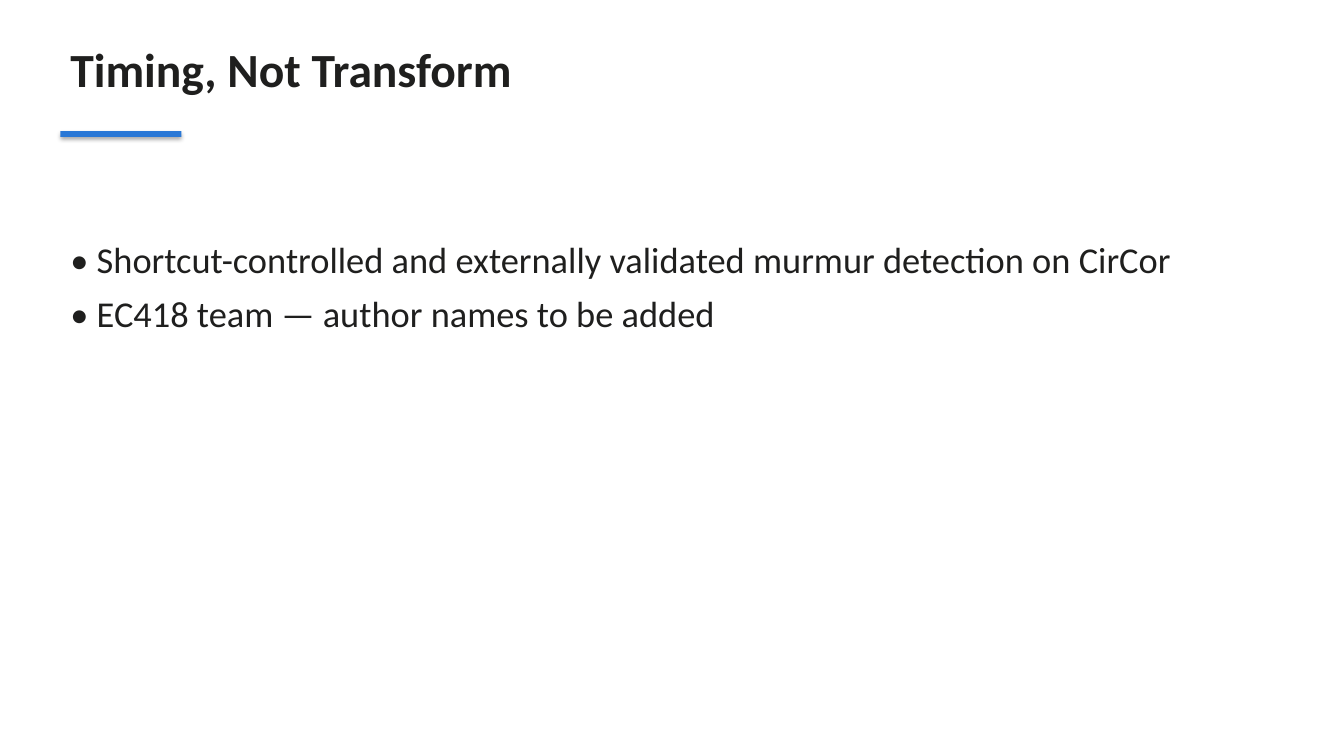
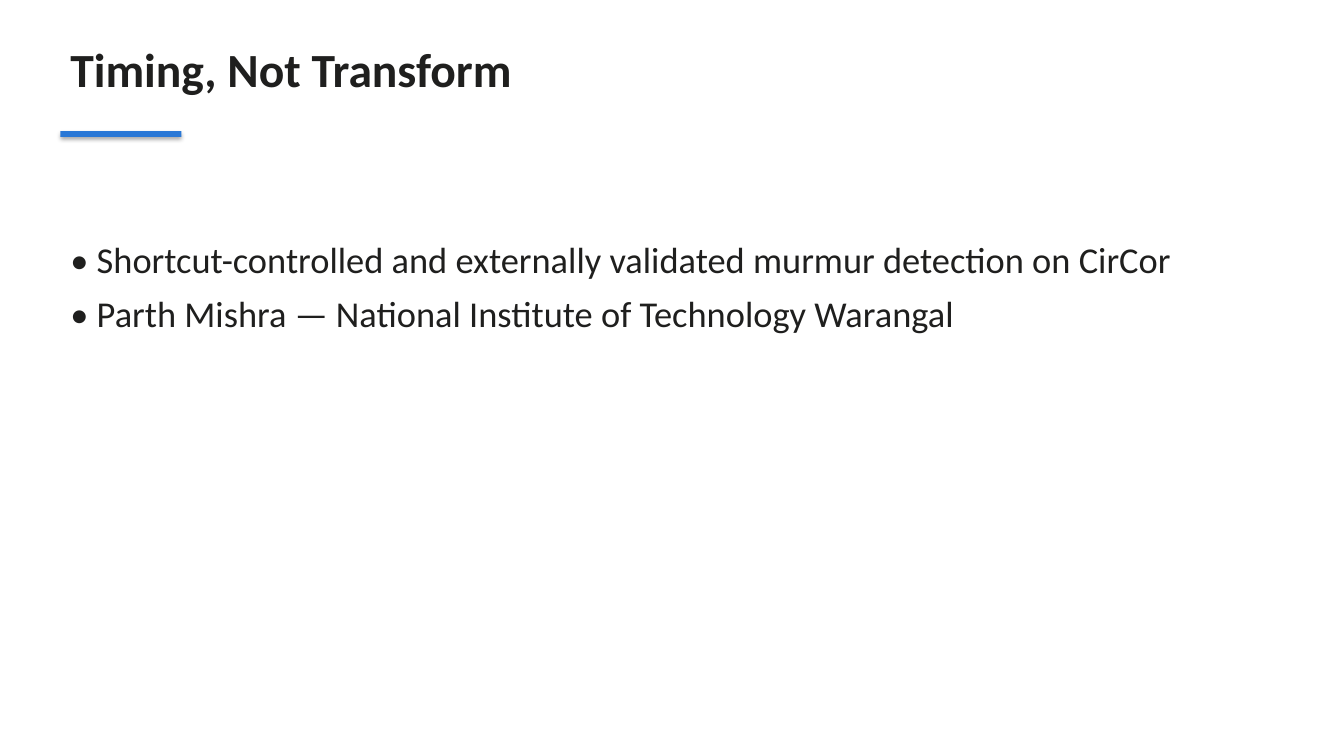
Before and after one commit to pm2m1/ec418-circor-research, a slide deck: slide 1 of report/EC418_slides.pptx. Drawn at 1344x756 pixels with LibreOffice and Linux fonts; fonts in the diff are those of the drawing. Boxes give left, top, right and bottom in pixels: in the first picture for what was removed or moved away, otherwise in the second. Text is boxed around its words. In the diff, an @@ line names an element or a change of style, - is before the commit and + after.

Commit message:
Report and slides: single author, single-coder audit wording
Author line and title slide now name the sole author, Parth Mishra (National Institute of
Technology Warangal); the "EC418 team" placeholder is gone. The G3b placeholders describe the
amended design (random sample of 30, test-retest on 10, amendments A1-A2) instead of two blind
coders, and the limitations list the single coder. No AI tool, coder team or AI coder is mentioned
in report/, the slides or docs/P4_*.md (checked in the sources and in the built PDF/PPTX text).
Report still 6 pages; number check passes.

```diff
--- a/report/EC418_slides.pptx
+++ b/report/EC418_slides.pptx
@@ text at [97,301,953,334]: text changed @@
-• EC418 team — author names to be added
+• Parth Mishra — National Institute of Technology Warangal
```
Also in this commit, not shown: 1 other slide changed, 3 other files.
